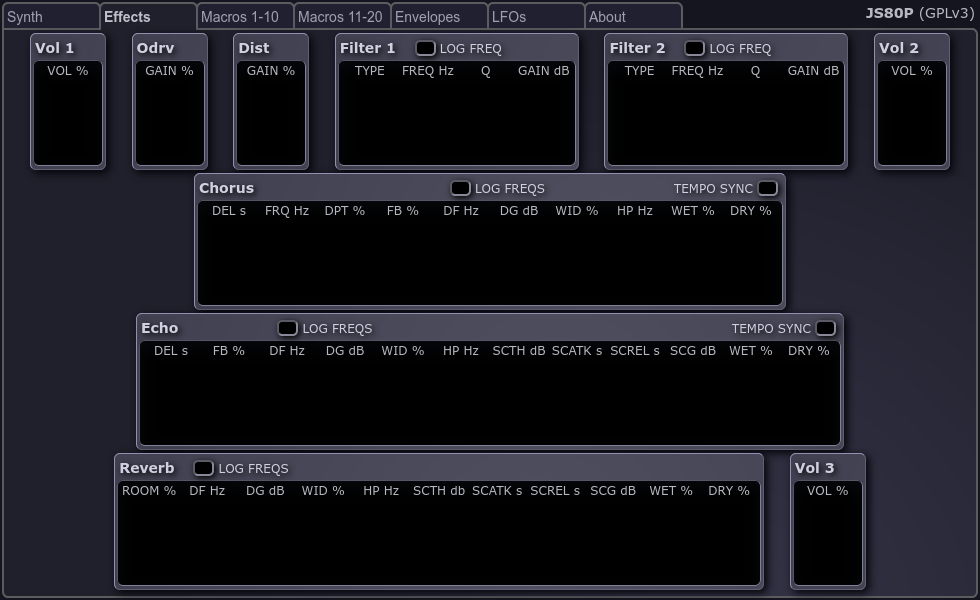
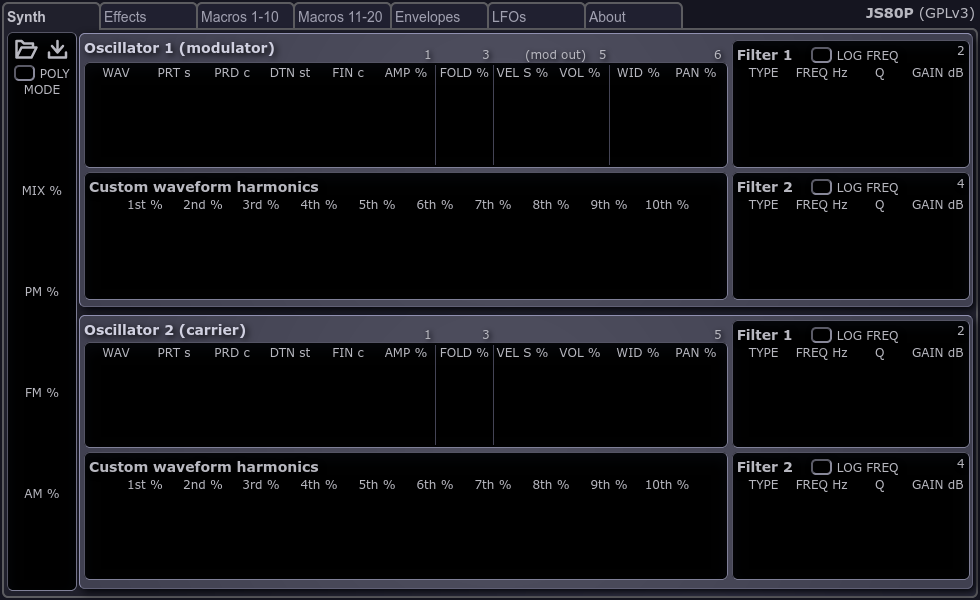
Before/after of a 980x600 layered artwork. What changed in the layer stack:
painted on "synth" over [4, 4, 980, 598]
painted on "effects" over [413, 346, 716, 495]
